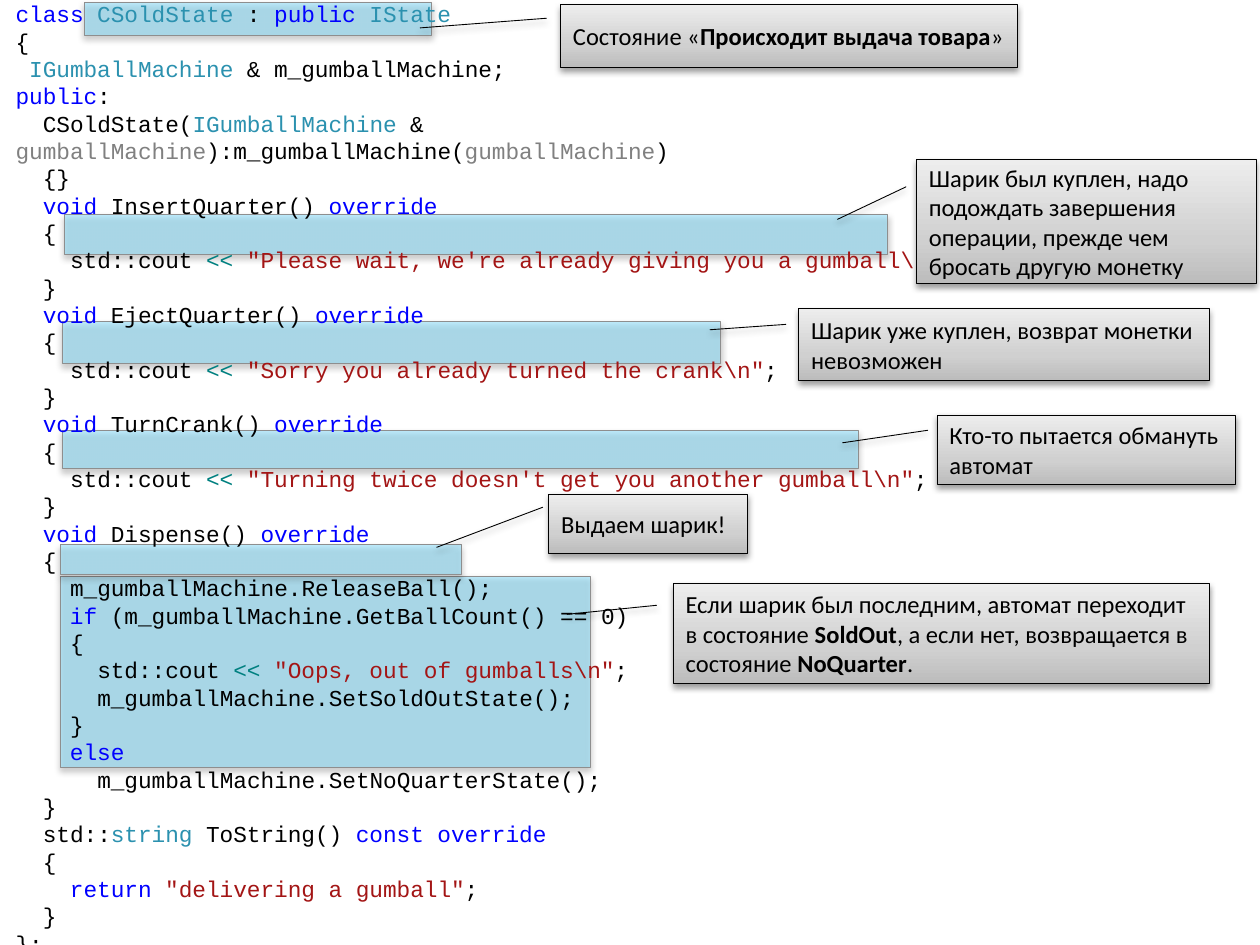
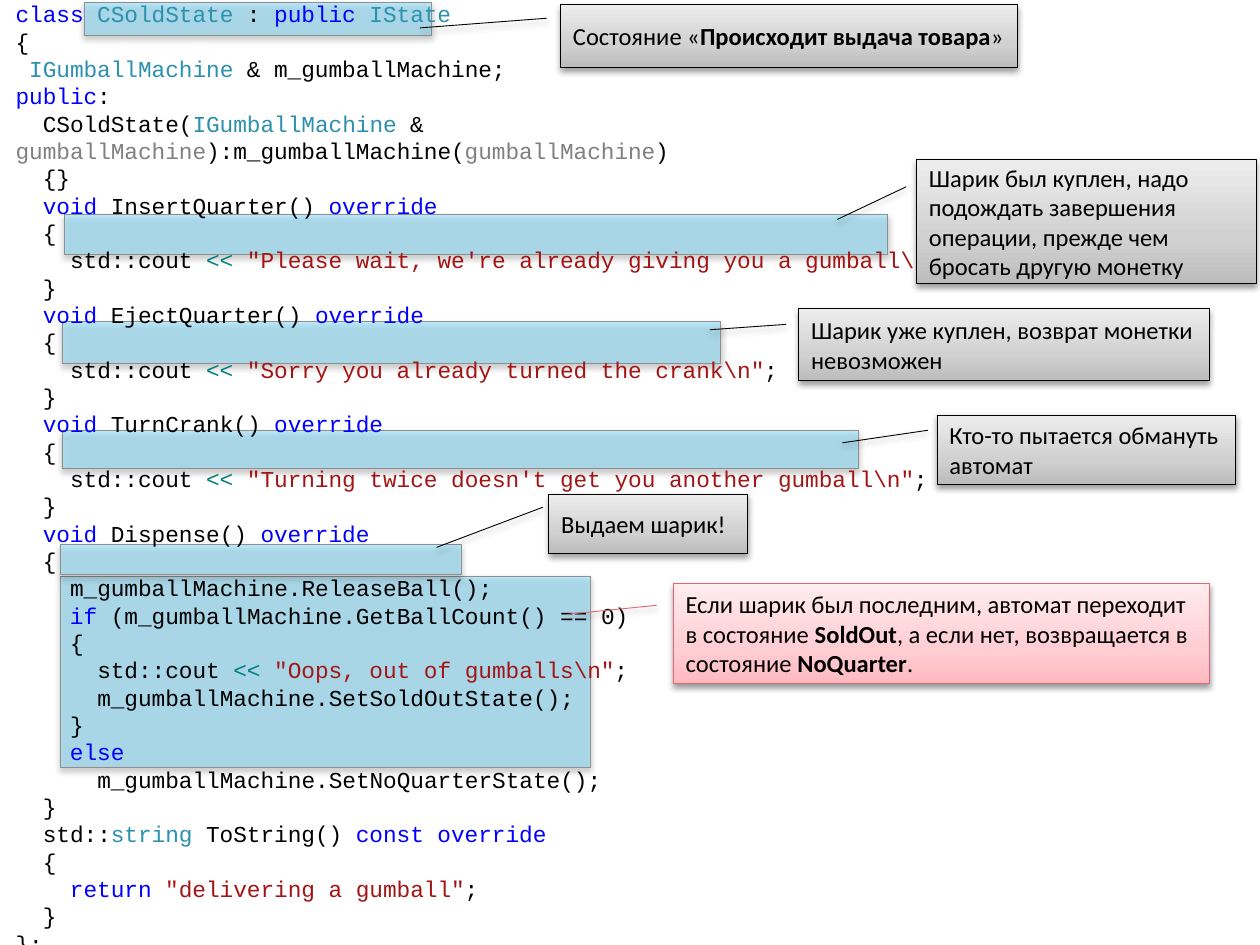
Before and after one commit to alexey-malov/ood, a slide deck: slide 21 of lectures/11.state/state.pptx (slide 19 before the commit). Drawn at 1260x945 pixels with LibreOffice and Linux fonts; fonts in the diff are those of the drawing. Boxes give left, top, right and bottom in pixels: in the first picture for what was removed or moved away, otherwise in the second. Text is boxed around its words. In the diff, an @@ line names an element or a change of style, - is before the commit and + after.

Commit message:
Обновил лекцию по паттерну "Состояние"

```diff
--- a/lectures/11.state/state.pptx
+++ b/lectures/11.state/state.pptx
@@ border callout "Если шарик был последним, автомат ..." at (673, 583, 1208, 684): fill gradient #BDBDBD to #D1D1D1 to #EEEEEE to gradient #FFBCC2 to #FFCFD3 to #FFEDEE; outline #000000 0.5 pt to #E46778 0.5 pt @@
```
Also in this commit, not shown: 8 other slides changed, 6 slides added, 1 other file.
